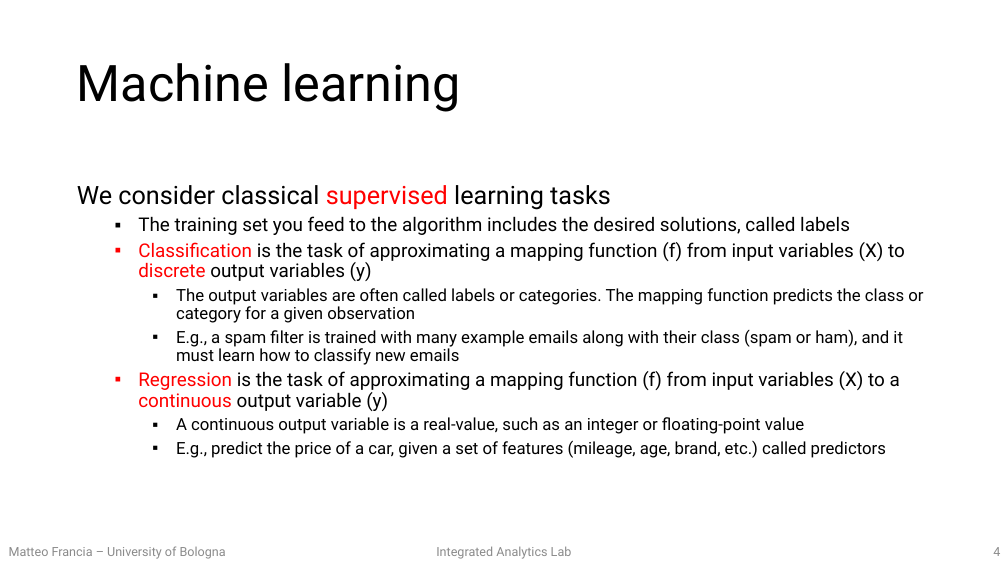
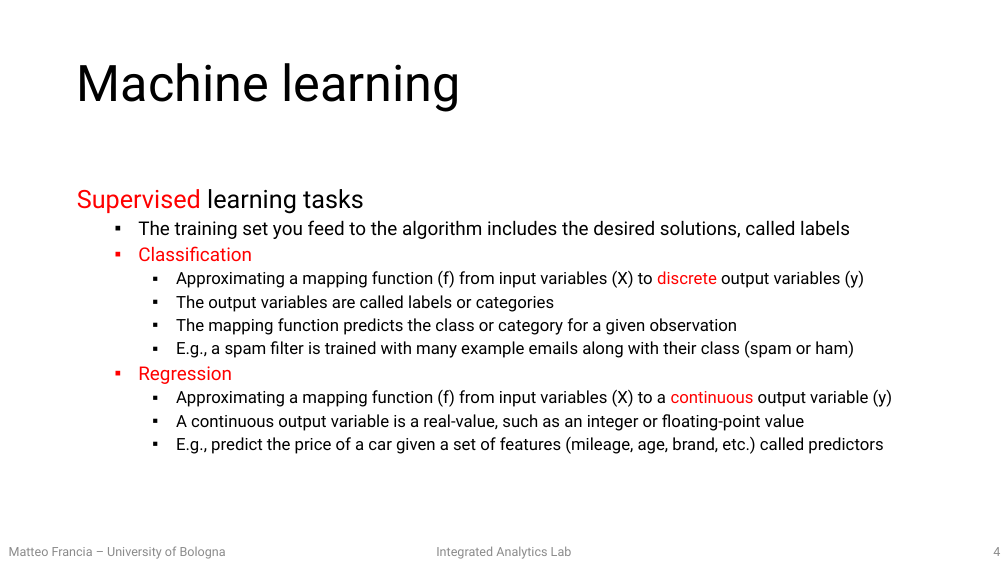
Before and after one commit to w4bo/teaching-handsondatapipelines, a slide deck: slide 4 of 02-MachineLearning/02-slides.pptx. Drawn at 1008x567 pixels with LibreOffice and Linux fonts; fonts in the diff are those of the drawing. Boxes give left, top, right and bottom in pixels: in the first picture for what was removed or moved away, otherwise in the second. Text is boxed around its words. In the diff, an @@ line names an element or a change of style, - is before the commit and + after.

```diff
--- a/02-MachineLearning/02-slides.pptx
+++ b/02-MachineLearning/02-slides.pptx
@@ text at bbox=[77, 189, 364, 214]: text changed @@
-We consider classical supervised learning tasks
+Supervised learning tasks
@@ text at bbox=[138, 246, 892, 407]: text changed @@
-  ▪ Classification is the task of approximating a mapping function (f) from input variables (X) to discrete output variables (y)
-    ▪ The output variables are often called labels or categories. The mapping function predicts the class or category for a given observation
-    ▪ E.g., a spam filter is trained with many example emails along with their class (spam or ham), and it must learn how to classify new emails
-  ▪ Regression is the task of approximating a mapping function (f) from input variables (X) to a continuous output variable (y)
+  ▪ Classification
+    ▪ Approximating a mapping function (f) from input variables (X) to discrete output variables (y)
+    ▪ The output variables are called labels or categories
+    ▪ The mapping function predicts the class or category for a given observation
+    ▪ E.g., a spam filter is trained with many example emails along with their class (spam or ham)
+  ▪ Regression
+    ▪ Approximating a mapping function (f) from input variables (X) to a continuous output variable (y)
@@ text at bbox=[176, 436, 883, 454]: text changed @@
-    ▪ E.g., predict the price of a car, given a set of features (mileage, age, brand, etc.) called predictors
+    ▪ E.g., predict the price of a car given a set of features (mileage, age, brand, etc.) called predictors
```
Also in this commit, not shown: 6 other slides changed, 1 slide added, 1 other file.
